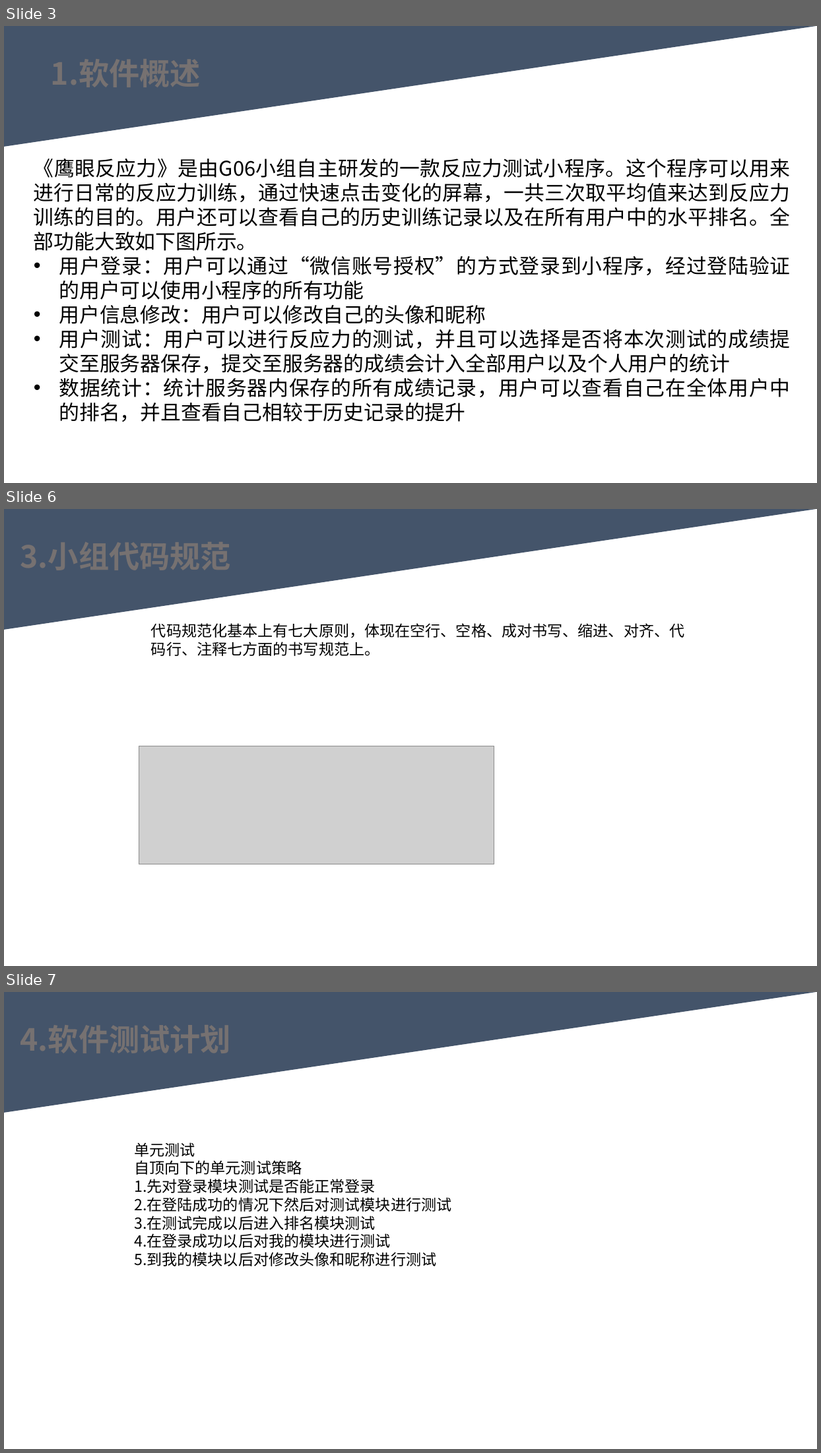
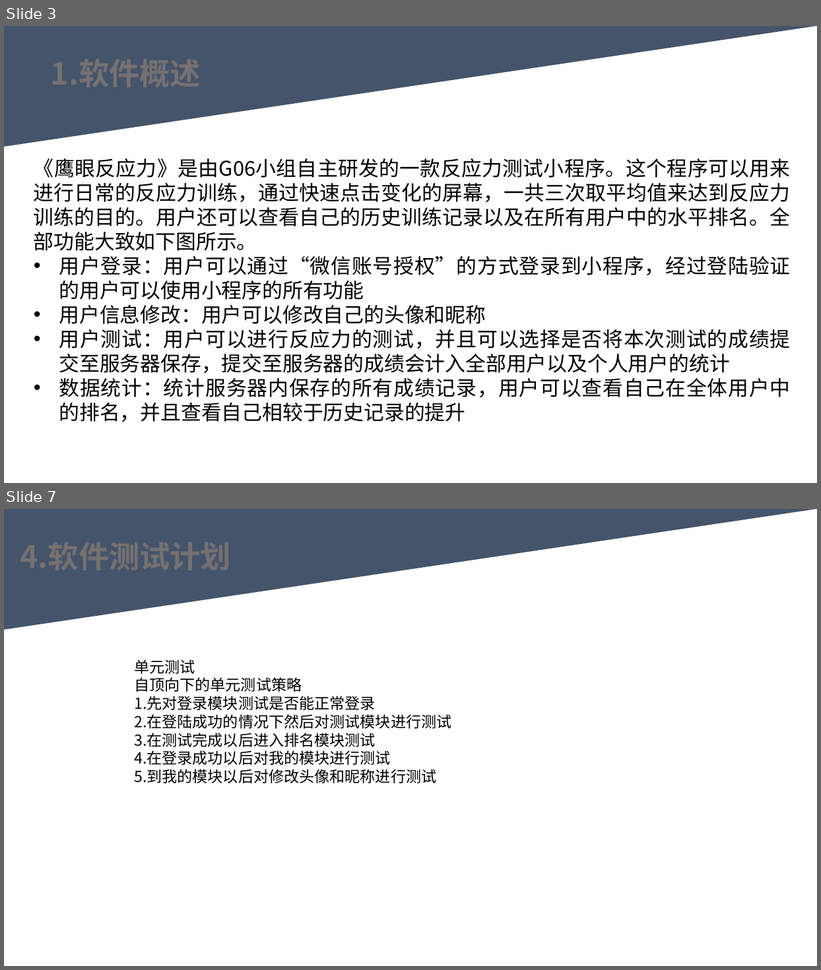
Before and after one commit to youhuyellowman/SE-2022-G06, a slide deck: 代码测试/代码实现PPTv0.0.1.pptx. Shown one above the other, each under a label of ours: slides 3, 6 and 7 before the commit, slides 3 and 7 after it; the slides between them are not shown. The pictures are 821x1453 and 821x970 pixels, drawn with LibreOffice and Linux fonts; fonts in the diff are those of the drawing; grey boxes stand for pictures. Boxes give left, top, right and bottom in pixels: in the first picture for what was removed or moved away, otherwise in the second. Text is boxed around its words. In the diff, an @@ line names an element or a change of style, - is before the commit and + after.

```diff
--- a/代码测试/代码实现PPTv0.0.1.pptx
+++ b/代码测试/代码实现PPTv0.0.1.pptx
@@ slide 6 removed at (4,509,817,966), background #FFFFFF @@
@@ triangle removed at (4,509,817,630) @@
@@ text removed at (151,623,684,656) @@
-代码规范化基本上有七大原则，体现在空行、空格、成对书写、缩进、对齐、代码行、注释七方面的书写规范上。
@@ picture removed at (139,747,494,865) @@
```
Also in this commit, not shown: 7 slides changed, 3 slides added.
